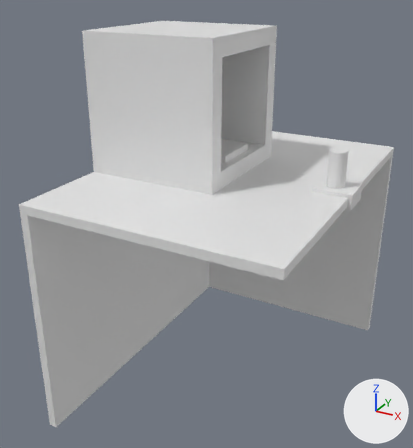
The Blender file 3d-printer-roboclaw/3d-printer-roboclaw.blend, before and after one commit.
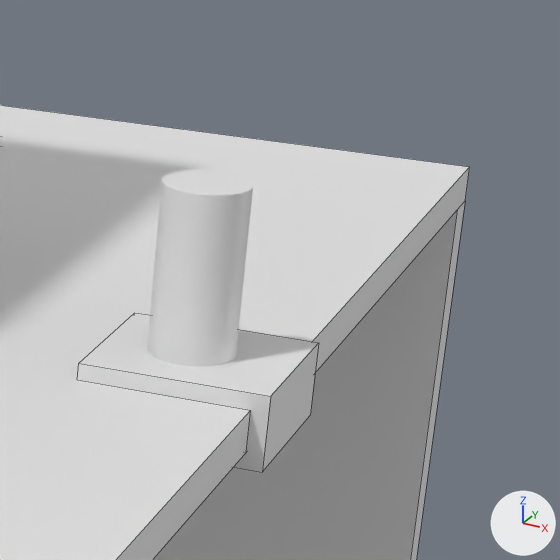
Each version appears first whole from a 50 mm lens placed at (1078.0, -963.0, 1268.0), pointed at (296.0, 458.0, 557.0), and next in a close-up on the part from 72% to 100% of the width and 25% to 51% of the height. Arrows for +X, +Y and +Z are at lower right; the lights stay in place. The close-ups show mesh edges as thin lines.

The first close-up shows 'base', 'desk', 'table-mount'.
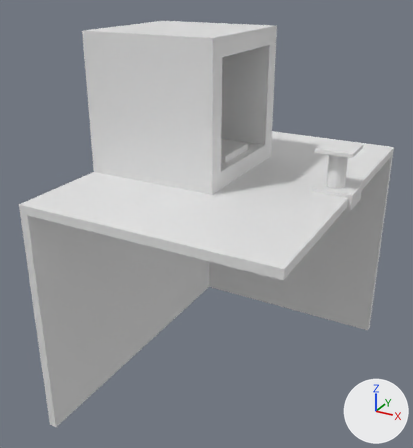
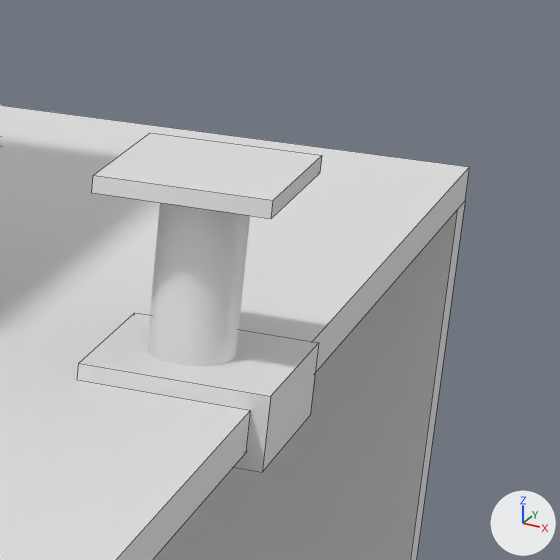
Commit message: add upper base

The change in detail:
Mesh me_cube_010 is new.
It is a box spanning x 0.0..100.0, y 0.0..100.0, z 0.0..10.0.
Object 'upper-base' (ob_upper_base) is new; it shows me_cube_010.
Its location is (625.0, 450.0, 835.0).

Boxes (x1, y1, x2, y2) around the edits, measured in the close-ups (560 x 560 px):
'upper-base', added
    after: (92, 133, 322, 218)
